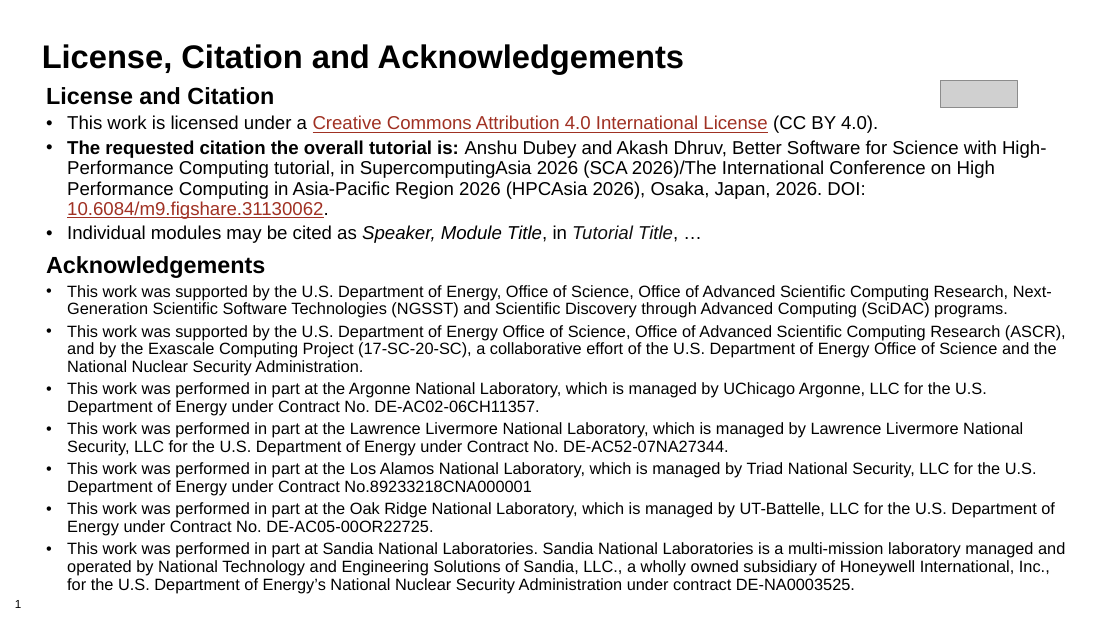
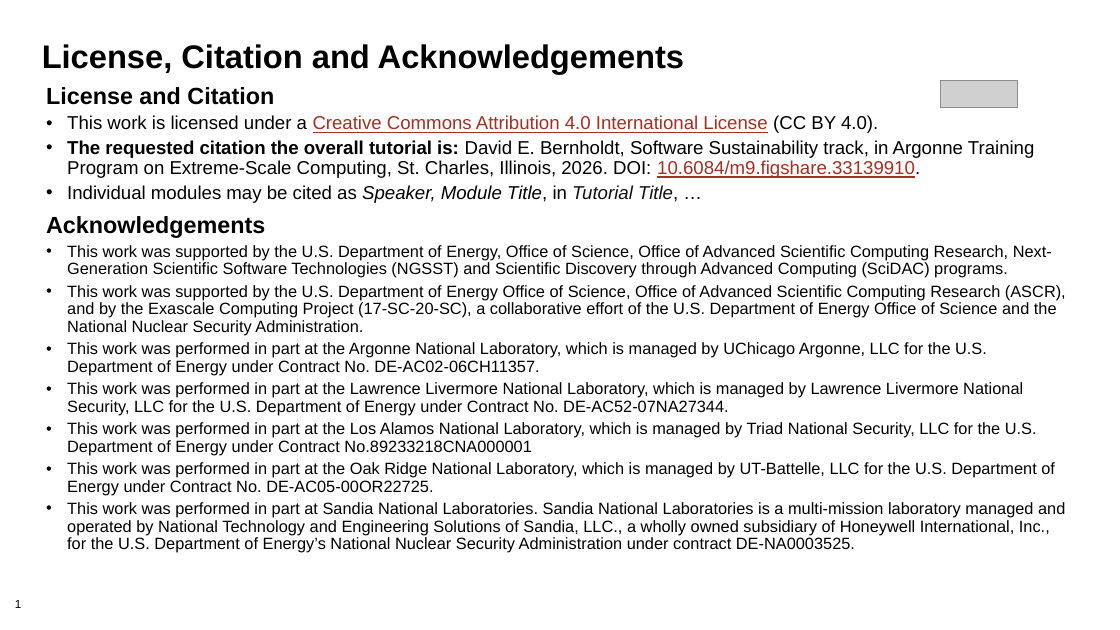
Before and after one commit to bssw-tutorial/presentations, a slide deck: slide 1 of license-master.pptx. Drawn at 1120x630 pixels with LibreOffice and Linux fonts; fonts in the diff are those of the drawing; grey boxes stand for pictures. Boxes give left, top, right and bottom in pixels: in the first picture for what was removed or moved away, otherwise in the second. Text is boxed around its words. In the diff, an @@ line names an element or a change of style, - is before the commit and + after.

Commit message:
Update license-master for ATPESC 2026

```diff
--- a/license-master.pptx
+++ b/license-master.pptx
@@ text at (x1=67, y1=140, x2=1035, y2=178): text changed @@
-• The requested citation the overall tutorial is: Anshu Dubey and Akash Dhruv, Better Software for Science with High-Performance Computing tutorial, in SupercomputingAsia 2026 (SCA 2026)/The International Conference on High Performance Computing in Asia-Pacific Region 2026 (HPCAsia 2026), Osaka, Japan, 2026. DOI: 10.6084/m9.figshare.31130062.
+• The requested citation the overall tutorial is: David E. Bernholdt, Software Sustainability track, in Argonne Training Program on Extreme-Scale Computing, St. Charles, Illinois, 2026. DOI: 10.6084/m9.figshare.33139910.
```
